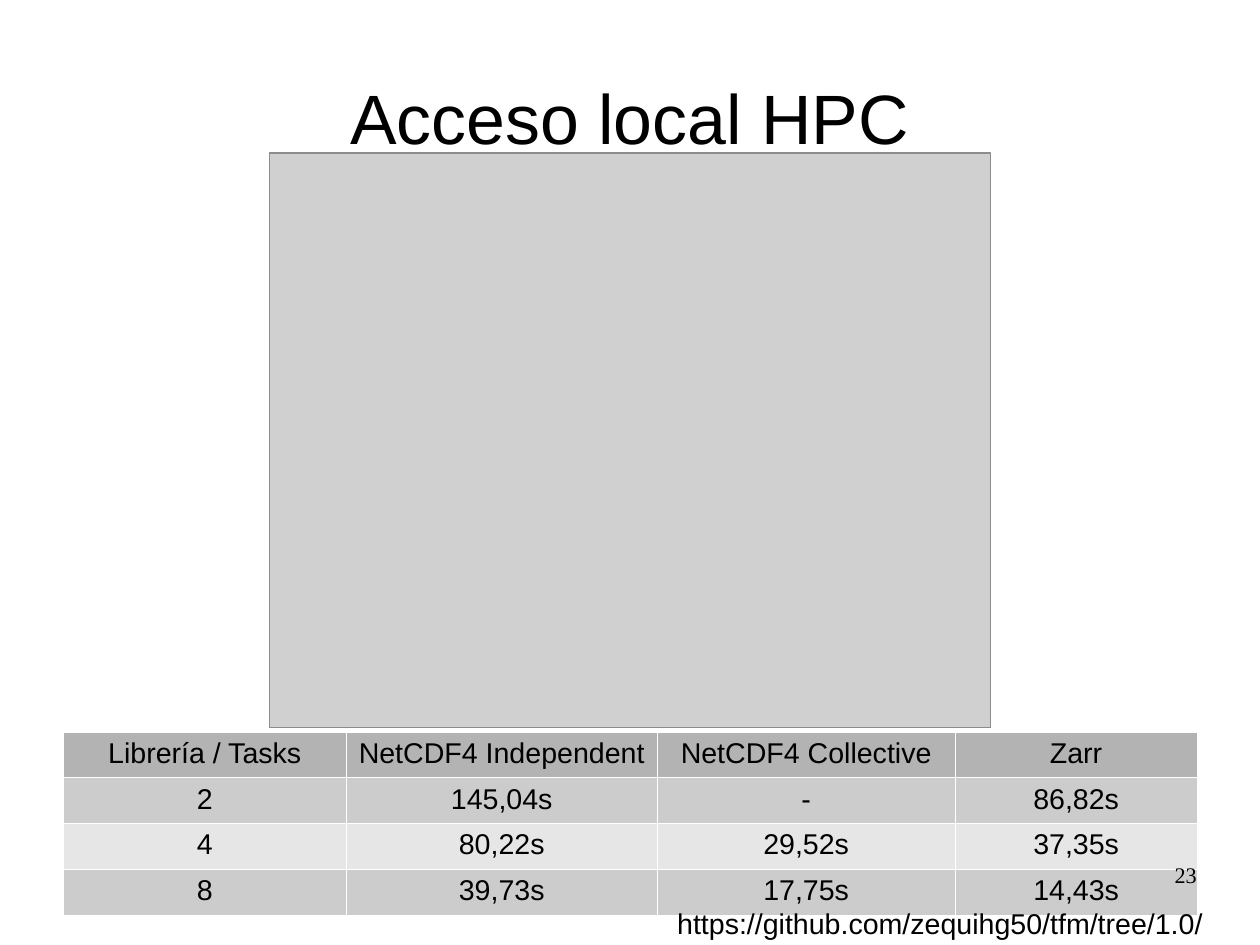
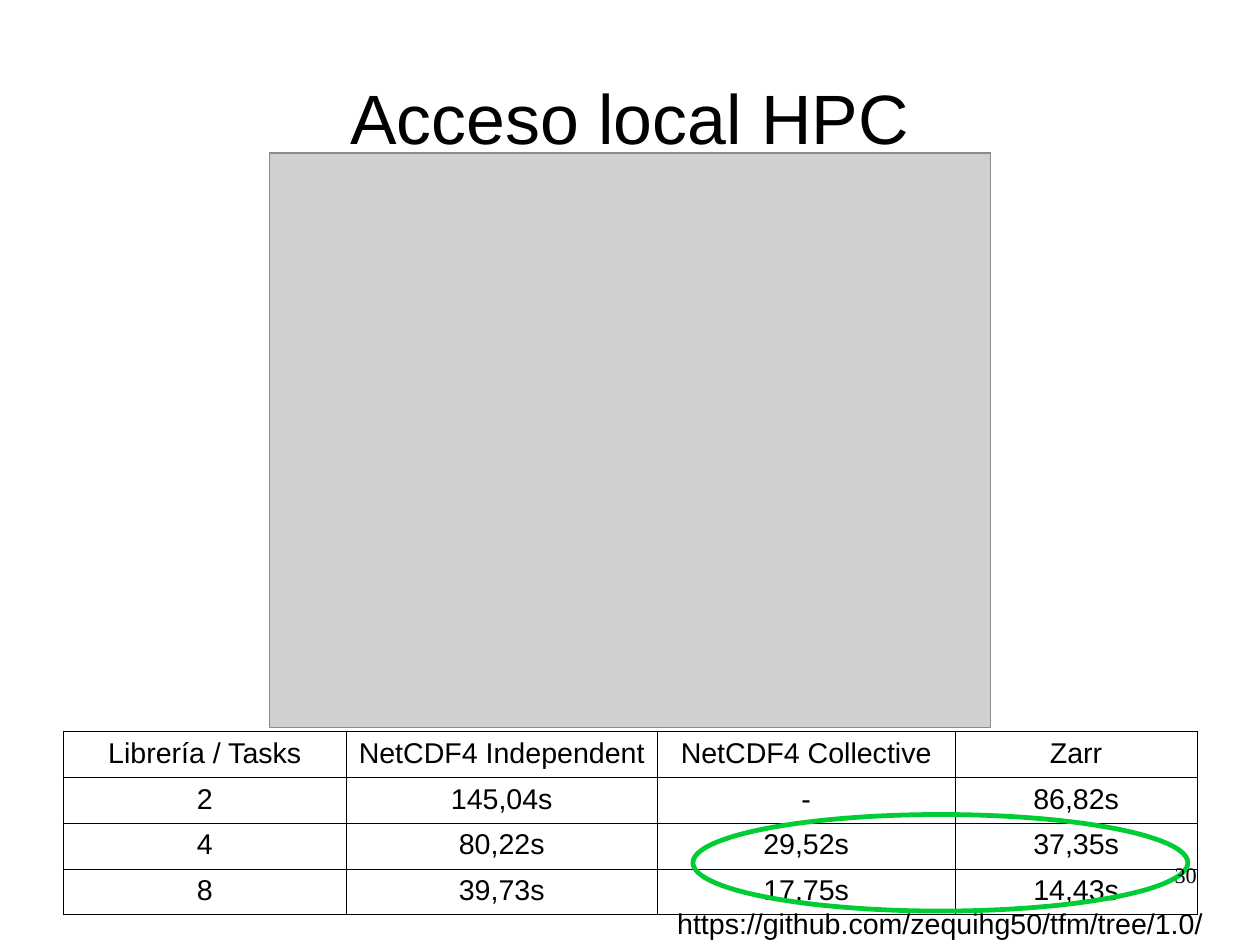
Before and after one commit to zequihg50/tfm, a slide deck: slide 30 of presentacion.odp (slide 23 before the commit). Drawn at 1260x945 pixels with LibreOffice and Linux fonts; fonts in the diff are those of the drawing; grey boxes stand for pictures. Boxes give left, top, right and bottom in pixels: in the first picture for what was removed or moved away, otherwise in the second. Text is boxed around its words. In the diff, an @@ line names an element or a change of style, - is before the commit and + after.

```diff
--- a/presentacion.odp
+++ b/presentacion.odp
@@ table at <box>63,732,1197,910</box> @@
@@ fill #B3B3B3 to none in row 1 @@
@@ fill #CCCCCC to none in 8 cells @@
@@ fill #E6E6E6 to none in row 3 @@
@@ borders changed @@
@@ ellipse added at <box>693,815,1188,911</box>, outline #00CC33 3 pt @@
@@ page number at <box>1175,865,1197,884</box>: text changed @@
-23
+30
```
Also in this commit, not shown: 15 other slides changed, 8 slides added.
